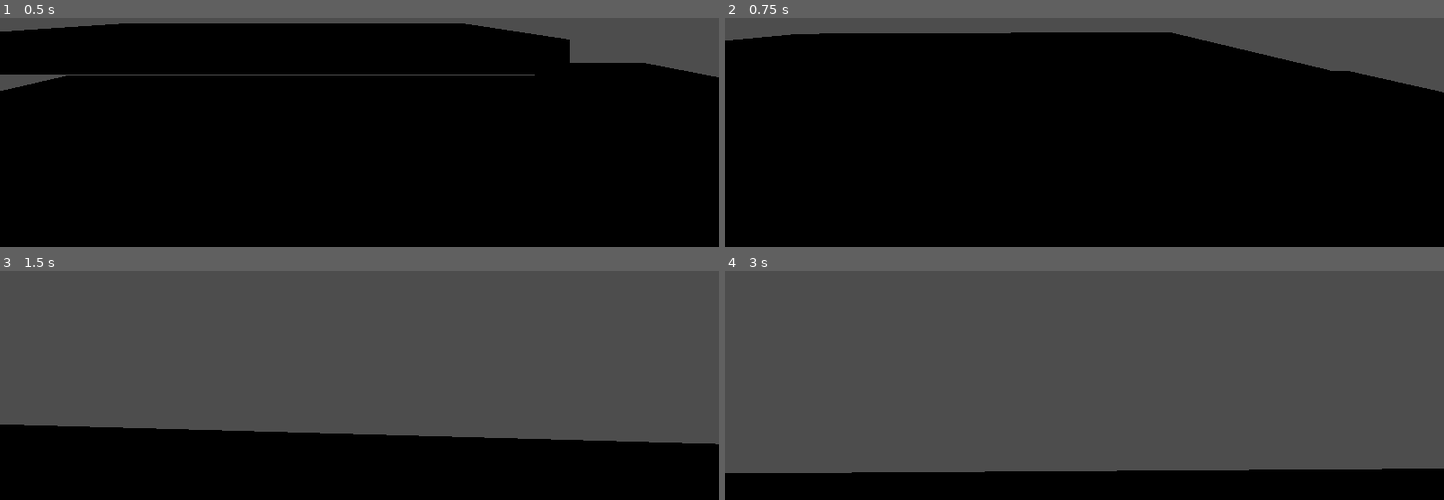
Above: before the commit, frames 1-4 (two rows, left to right).
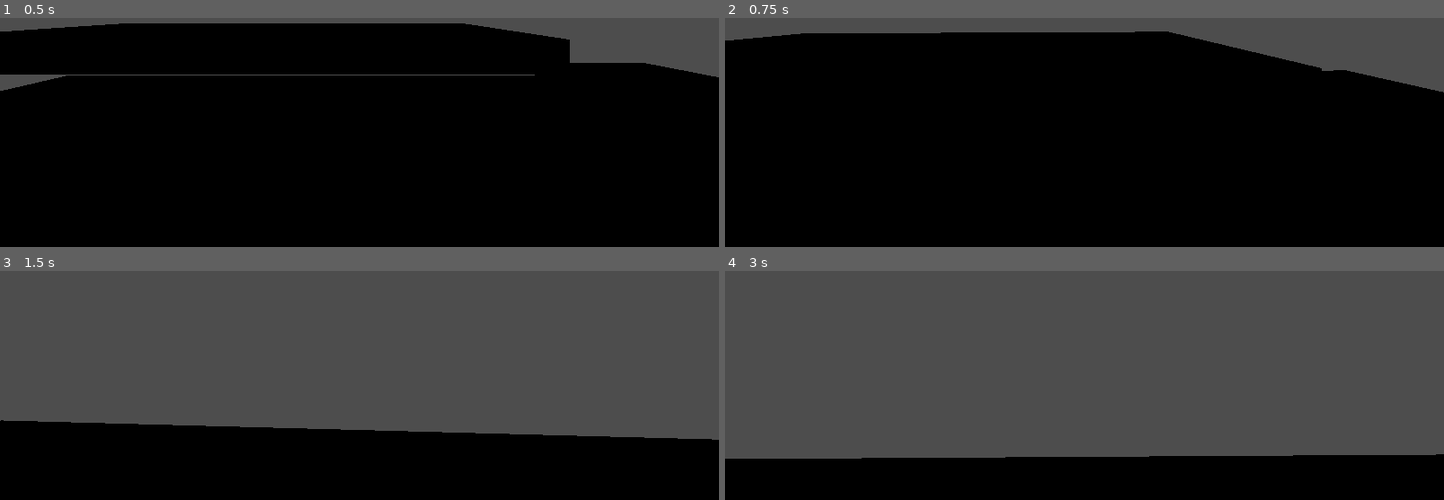
Above: after the commit, the same moments.

Repository: BananaHolograma/First-Person-Controller
Game: Godot game, scene res://playground_scene.tscn
Same seed, same stepped clock (60 frames per second), same inputs: the game is played once before the commit and once after it.
Inputs (mouse positions are in pixels of both pictures, inside the frame that each line leads up to):
- Up to frame 1 (0.5 s): no input
- Up to frame 2 (0.75 s): tap Enter at 0.5 s; move the mouse to (outside the picture) at 0.52 s; hold Up (ui_up) from 0.53 s (still down); hold Shift (crawl) from 0.53 s (still down)
- Up to frame 3 (1.5 s): keep holding Up (ui_up); tap Space (jump) at 0.77 s; move the mouse to (outside the picture) at 1.27 s; release Shift (crawl) at 1.28 s; tap Ctrl (crouch) at 1.35 s
- Up to frame 4 (3 s): keep holding Up (ui_up); tap Space (jump) at 1.52 s; move the mouse to (outside the picture) at 2.02 s; hold Alt (free_look) 2.03-2.78 s; move the mouse to (outside the picture) at 2.77 s; tap Shift (crawl) at 2.85 s

Frame 1 is identical in both runs. In frame 2, less than 0.1% of the frame differs, in the area x 1-100%, y 5-33%; in frame 3, 1.8%; in frame 4, 6.2%, in the area x 0-100%, y 80-89%.

Commit message:
feature to catching breath after a long sprint

Diff:
--- a/first_person_controller/state_machine/states/run.gd
+++ b/first_person_controller/state_machine/states/run.gd
@@ -8,6 +8,14 @@
 
 func _ready():
 	_create_speed_timer()
+
+
+func _enter():
+	speed_timer.start()
+
+
+func _exit():
+	speed_timer.stop()
 
 
 func physics_update(delta):
@@ -40,4 +48,4 @@
 
 
 func on_speed_timeout():
-	pass
+	state_finished.emit("Walk", {"catching_breath": true})
--- a/first_person_controller/state_machine/states/walk.gd
+++ b/first_person_controller/state_machine/states/walk.gd
@@ -1,6 +1,17 @@
 class_name Walk extends Motion
 
 @export var speed := 2.2
+@export var catching_breath_recovery_time := 3.0
+
+var catching_breath_timer : Timer
+
+func _enter():
+	catching_breath()
+
+
+func _ready():
+	_create_sprint_recovery_timer()
+
 
 func physics_update(delta):
 	super.physics_update(delta)
@@ -11,10 +22,26 @@
 		state_finished.emit("Idle", {})
 		return
 
-	if Input.is_action_pressed("run"):
+	if Input.is_action_pressed("run") and catching_breath_timer.is_stopped():
 		state_finished.emit("Run", {})
+		return
 
 	detect_jump()
 	detect_crouch()
 
 	owner.move_and_slide()
+
+func catching_breath():
+	if params.has("catching_breath") and params["catching_breath"] and catching_breath_timer.is_stopped():
+		catching_breath_timer.start()
+
+
+func _create_sprint_recovery_timer() -> void:
+	catching_breath_timer = Timer.new()
+	catching_breath_timer.name = "SprintRecoveryTimer"
+	catching_breath_timer.wait_time = catching_breath_recovery_time
+	catching_breath_timer.process_callback = Timer.TIMER_PROCESS_PHYSICS
+	catching_breath_timer.autostart = false
+	catching_breath_timer.one_shot = true
+
+	add_child(catching_breath_timer)
